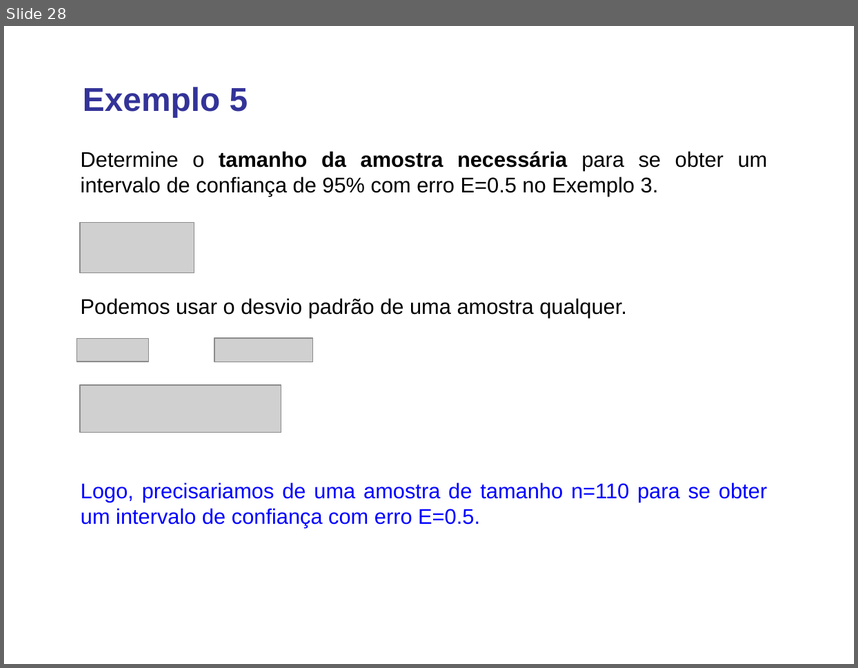
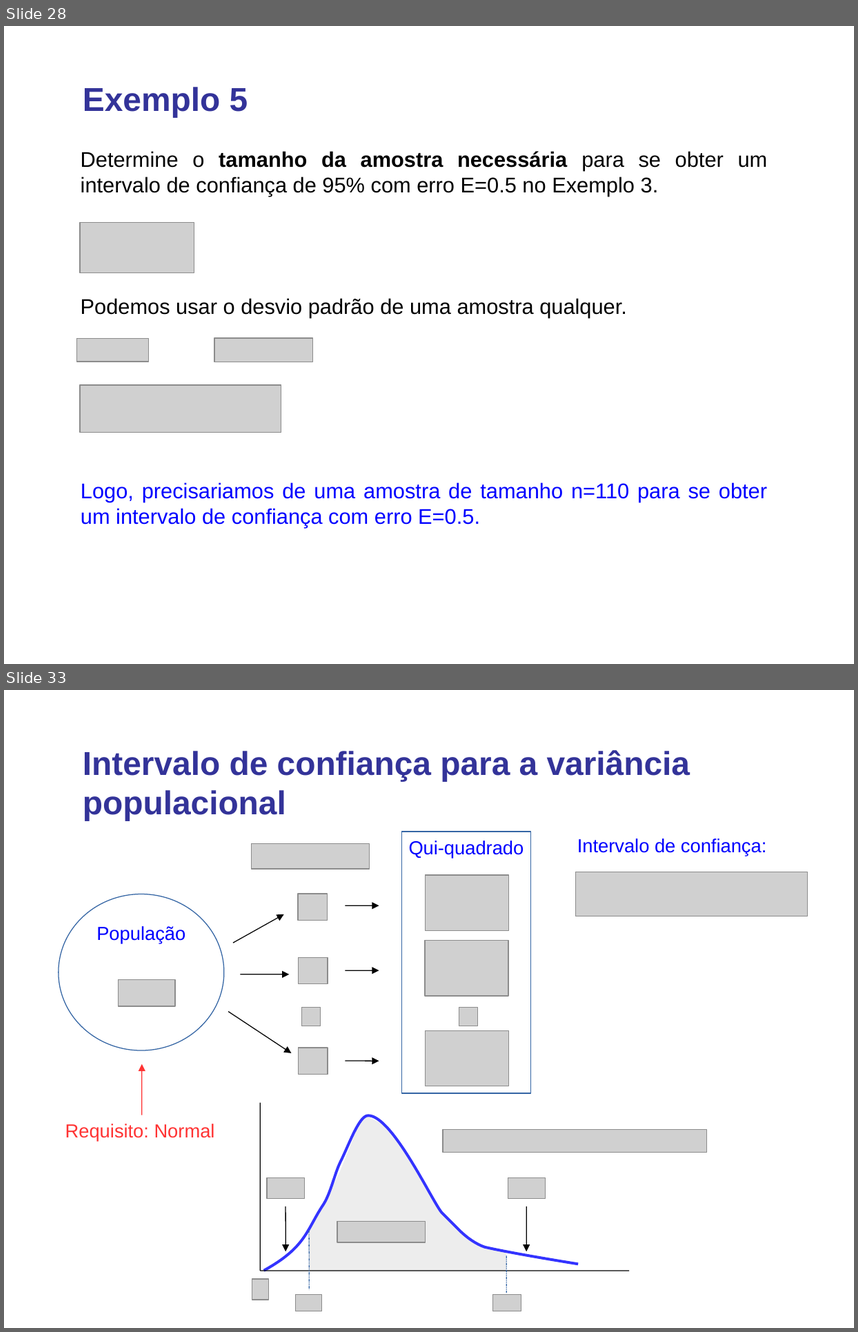
Before and after one commit to lansaviniec/estatistica, a slide deck: 7 estimativas e tamanhos amostrais.ppt. Shown one above the other, each under a label of ours: slide 28 before the commit, slides 28 and 33 after it; the slides between them are not shown. The pictures are 858x668 and 858x1332 pixels, drawn with LibreOffice and Linux fonts; fonts in the diff are those of the drawing; grey boxes stand for pictures; background and template pictures are left out. Boxes give left, top, right and bottom in pixels: in the first picture for what was removed or moved away, otherwise in the second. Text is boxed around its words. In the diff, an @@ line names an element or a change of style, - is before the commit and + after.

```diff
--- a/7 estimativas e tamanhos amostrais.ppt
+++ b/7 estimativas e tamanhos amostrais.ppt
@@ slide 33 added at [4,690,854,1328], background #FFFFFF @@
@@ text added at [83,750,691,820], 28 pt, text #333399, bold @@
+Intervalo de confiança para a variância populacional
@@ group added at [59,831,807,1141]: 11 pictures, 7 arrows, 2 texts, 1 ellipse, 1 rectangle @@
+Intervalo de confiança:
+Requisito: Normal
+População
+Qui-quadrado
@@ group added at [252,1103,707,1310]: 7 pictures, 4 lines, 2 freeform shapes, 2 arrows @@
```
Also in this commit, not shown: 9 other slides added.
